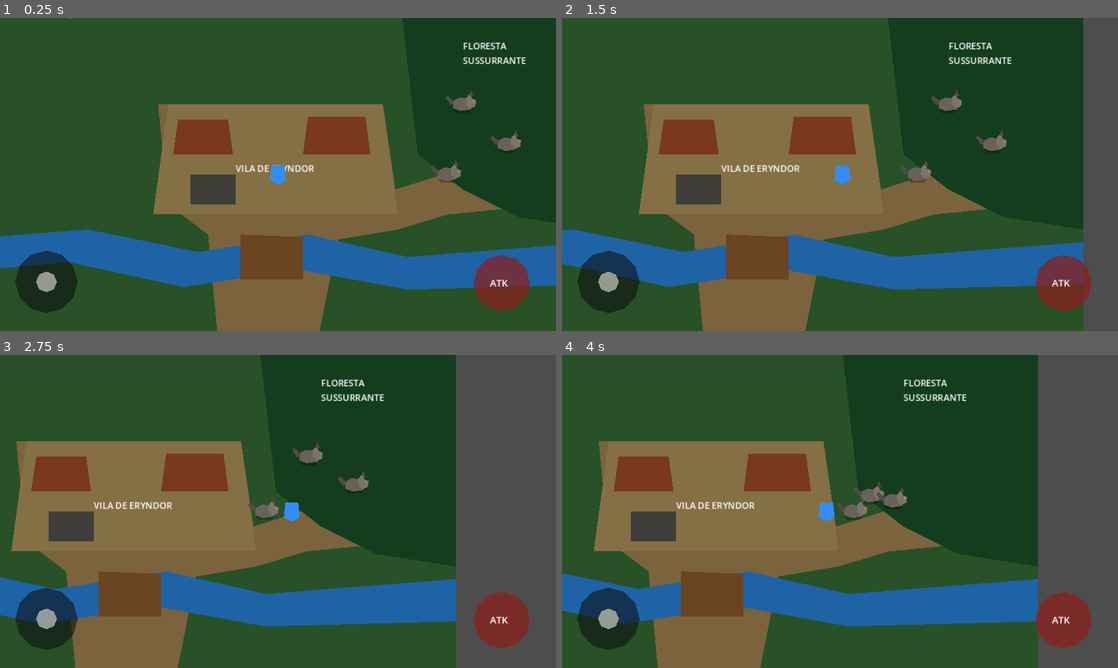
Above: before the commit, frames 1-4 (two rows, left to right).
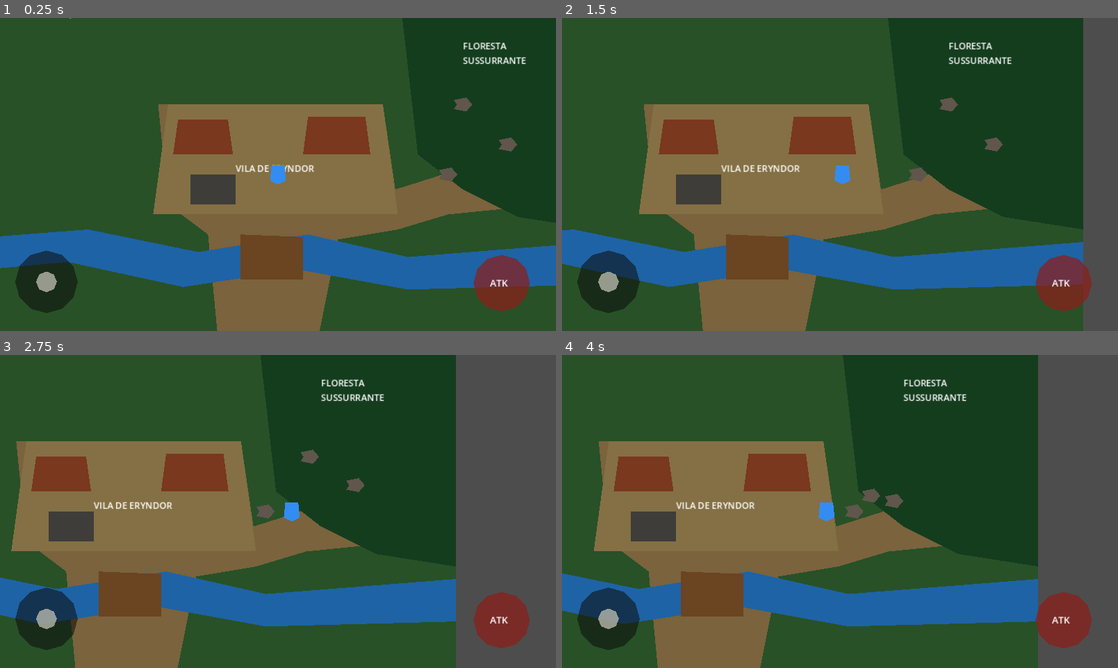
Above: after the commit, the same moments.

Repository: Surgaj/Aervalon
Game: Godot game, scene res://scenes/world/eryndor.tscn
The game is run twice, just before and just after one commit, with the same random seed, the same clock (stepped at 60 frames per second) and the same inputs.
Inputs (mouse positions are in pixels of both pictures, inside the frame that each line leads up to):
- Up to frame 1 (0.25 s): no input
- Up to frame 2 (1.5 s): tap Enter at 0.5 s; move the mouse to (962, 158) at 0.52 s; hold D (move_right) 0.53-1.25 s; tap Space (attack) at 0.6 s; click (962, 158) at 0.67 s; drag from (728, 190) to (873, 174) at 1.27 s
- Up to frame 3 (2.75 s): move the mouse to (333, 442) at 2.02 s; hold D (move_right) from 2.03 s (still down); tap Space (attack) at 2.1 s
- Up to frame 4 (4 s): release D (move_right) at 2.75 s; drag from (812, 574) to (673, 464) at 2.77 s; move the mouse to (1006, 558) at 3.52 s; hold A (move_left) from 3.53 s (still down); tap Space (attack) at 3.6 s

The runs differ from the first frame. In frame 1, 0.3% of the frame differs, in the area x 77-94%, y 22-53%; in frame 2, 0.3%; in frame 3, 0.3%; in frame 4, 0.3%.

Commit message:
diagnostic: restore known-good wolf scene

Diff:
--- a/scenes/actors/wolf.tscn
+++ b/scenes/actors/wolf.tscn
@@ -1,28 +1,17 @@
 [gd_scene load_steps=3 format=3]
+
 [ext_resource path="res://scripts/enemy.gd" type="Script" id="1"]
 [sub_resource type="CircleShape2D" id="Shape"]
 radius = 14.0
+
 [node name="Wolf" type="CharacterBody2D"]
 collision_layer = 4
 collision_mask = 1
 script = ExtResource("1")
-[node name="Shadow" type="Polygon2D" parent="."]
-polygon = PackedVector2Array(-20,10,18,10,12,17,-14,17)
-color = Color(0,0,0,0.25)
+
 [node name="Body" type="Polygon2D" parent="."]
-polygon = PackedVector2Array(-20,-7,-7,-14,10,-12,21,-3,16,10,-5,13,-20,7)
-color = Color(0.420,0.384,0.357,1)
-[node name="Head" type="Polygon2D" parent="."]
-polygon = PackedVector2Array(7,-14,15,-23,18,-12,27,-8,25,4,14,8,6,0)
-color = Color(0.486,0.451,0.416,1)
-[node name="Ear" type="Polygon2D" parent="."]
-polygon = PackedVector2Array(12,-18,16,-30,21,-17)
-color = Color(0.318,0.294,0.278,1)
-[node name="Tail" type="Polygon2D" parent="."]
-polygon = PackedVector2Array(-17,-6,-31,-18,-35,-13,-24,2)
-color = Color(0.318,0.294,0.278,1)
-[node name="Eye" type="Polygon2D" parent="."]
-polygon = PackedVector2Array(20,-7,23,-6,21,-4)
-color = Color(0.910,0.722,0.290,1)
+polygon = PackedVector2Array(-18,-9, 7,-14, 19,0, 7,14, -18,9, -12,0)
+color = Color(0.38,0.34,0.3,1)
+
 [node name="CollisionShape2D" type="CollisionShape2D" parent="."]
 shape = SubResource("Shape")
